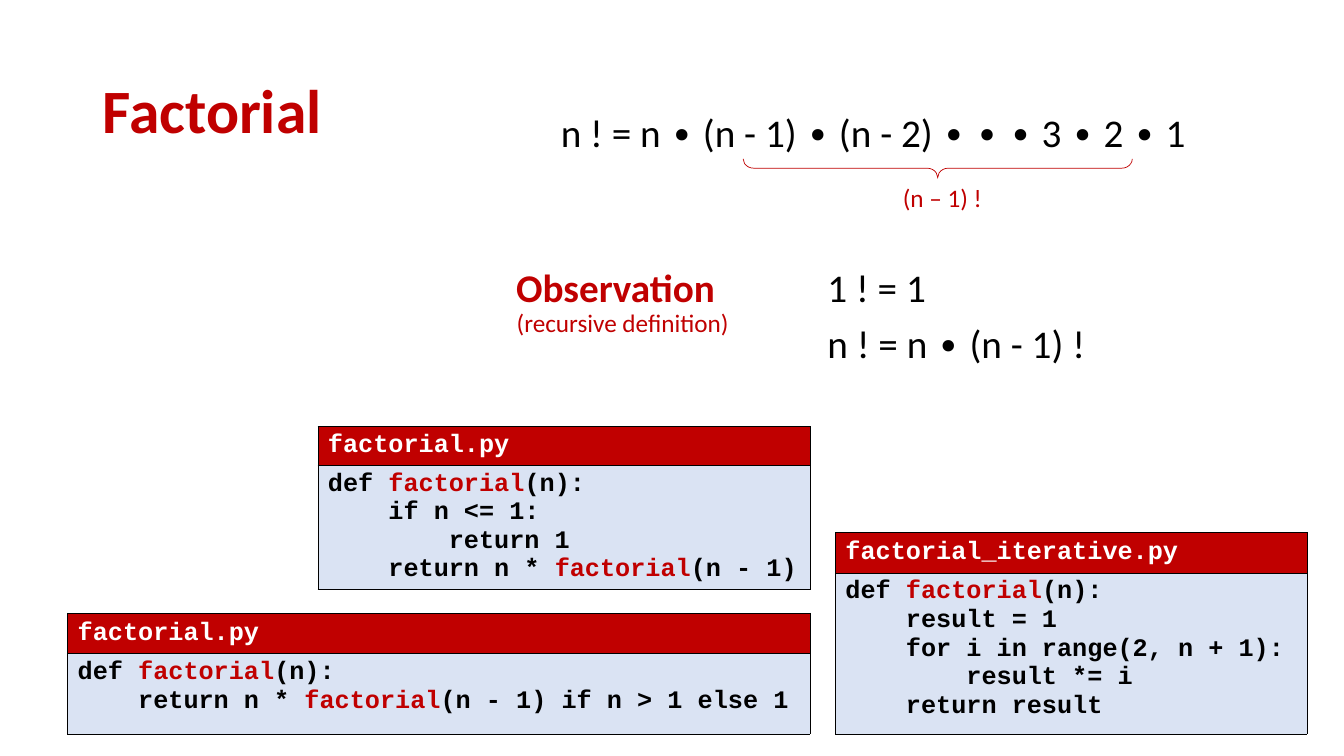
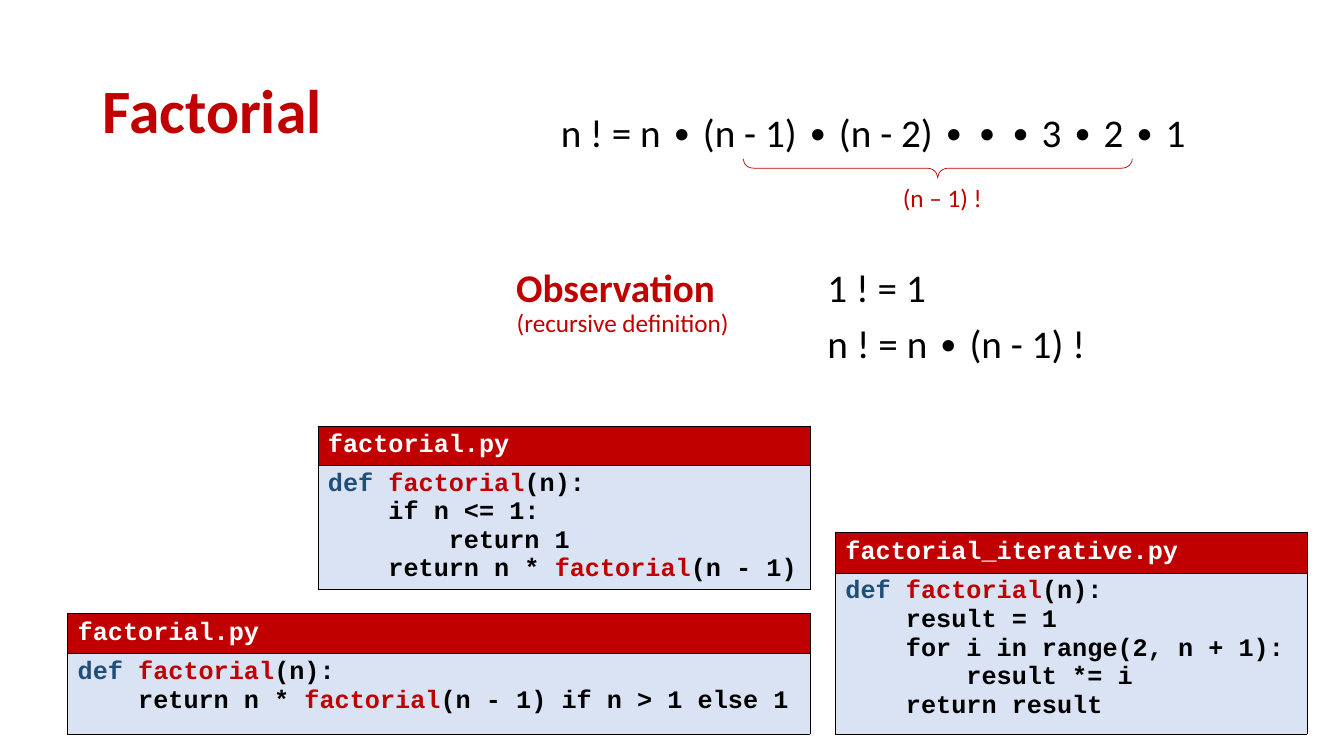
Before and after one commit to gsbrodal/gsbrodal.github.io, a slide deck: slide 6 of ipsa/slides/recursion.pptx. Drawn at 1344x756 pixels with LibreOffice and Linux fonts; fonts in the diff are those of the drawing. Boxes give left, top, right and bottom in pixels: in the first picture for what was removed or moved away, otherwise in the second. Text is boxed around its words. In the diff, an @@ line names an element or a change of style, - is before the commit and + after.

```diff
--- a/ipsa/slides/recursion.pptx
+++ b/ipsa/slides/recursion.pptx
@@ table at box(318, 426, 810, 598) @@
@@ text colour #000000 to #1F4E79 in "def" @@
@@ table at box(836, 532, 1308, 734) @@
@@ text colour #000000 to #1F4E79 in "def" @@
@@ table at box(68, 613, 811, 734) @@
@@ text colour #000000 to #1F4E79 in "def" @@
```
Also in this commit, not shown: 2 other slides changed, 1 slide added, 1 slide removed, 3 other files.
